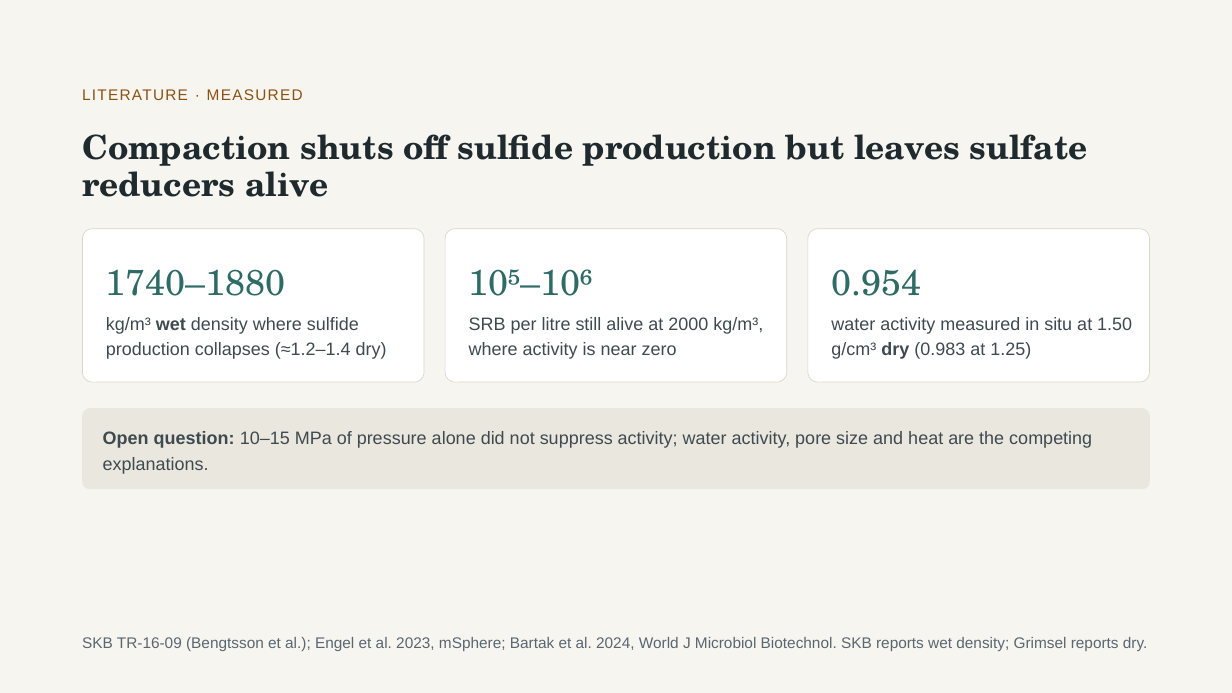
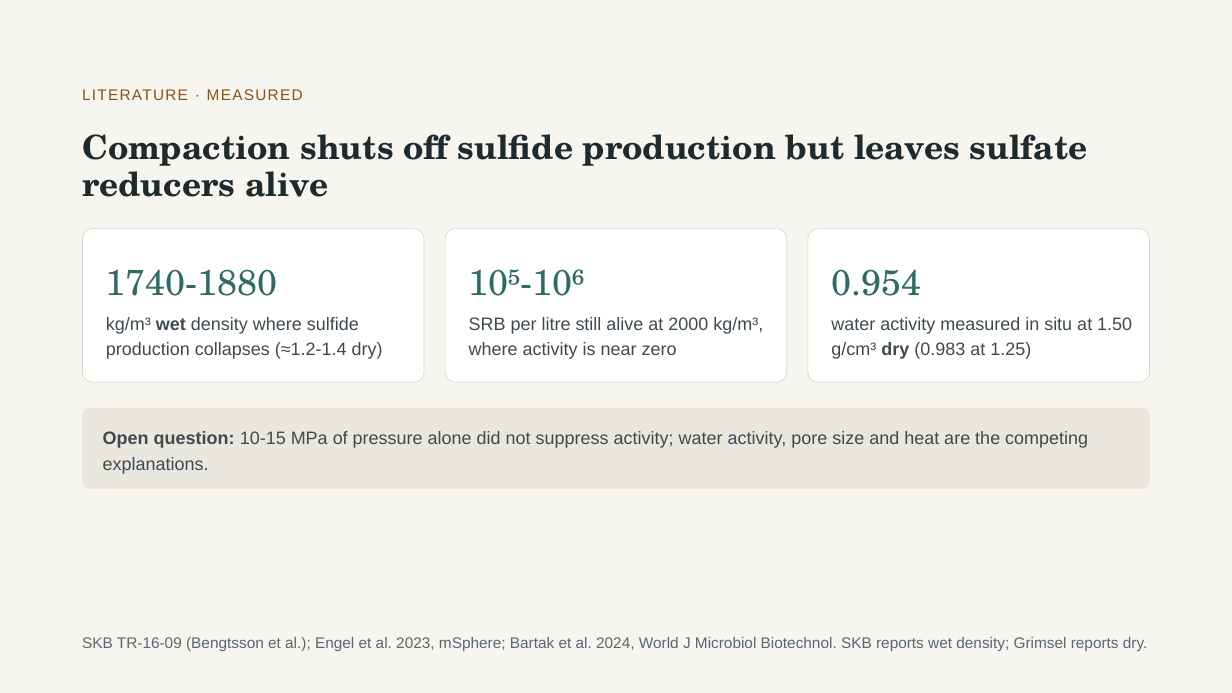
Before and after one commit to aurascoper/flow-cytometry-model-bridge, a slide deck: slide 4 of presentations/Clay_Microbes_Metal_22slides_Flow_Cytometry_Addendum.pptx. Drawn at 1232x693 pixels with LibreOffice and Linux fonts; fonts in the diff are those of the drawing. Boxes give left, top, right and bottom in pixels: in the first picture for what was removed or moved away, otherwise in the second. Text is boxed around its words. In the diff, an @@ line names an element or a change of style, - is before the commit and + after.

```diff
--- a/presentations/Clay_Microbes_Metal_22slides_Flow_Cytometry_Addendum.pptx
+++ b/presentations/Clay_Microbes_Metal_22slides_Flow_Cytometry_Addendum.pptx
@@ text at [106, 269, 278, 296]: text changed @@
-1740–1880
+1740-1880
@@ text at [469, 252, 773, 305]: text changed @@
-10⁵–10⁶
+10⁵-10⁶
@@ text at [106, 317, 383, 359]: text changed @@
-kg/m³ wet density where sulfide production collapses (≈1.2–1.4 dry)
+kg/m³ wet density where sulfide production collapses (≈1.2-1.4 dry)
@@ text in rounded rectangle at [103, 431, 1088, 474]: text changed @@
-Open question: 10–15 MPa of pressure alone did not suppress activity; water activity, pore size and heat are the competing explanations.
+Open question: 10-15 MPa of pressure alone did not suppress activity; water activity, pore size and heat are the competing explanations.
```
Also in this commit, not shown: 14 other slides changed, 35 other files.
